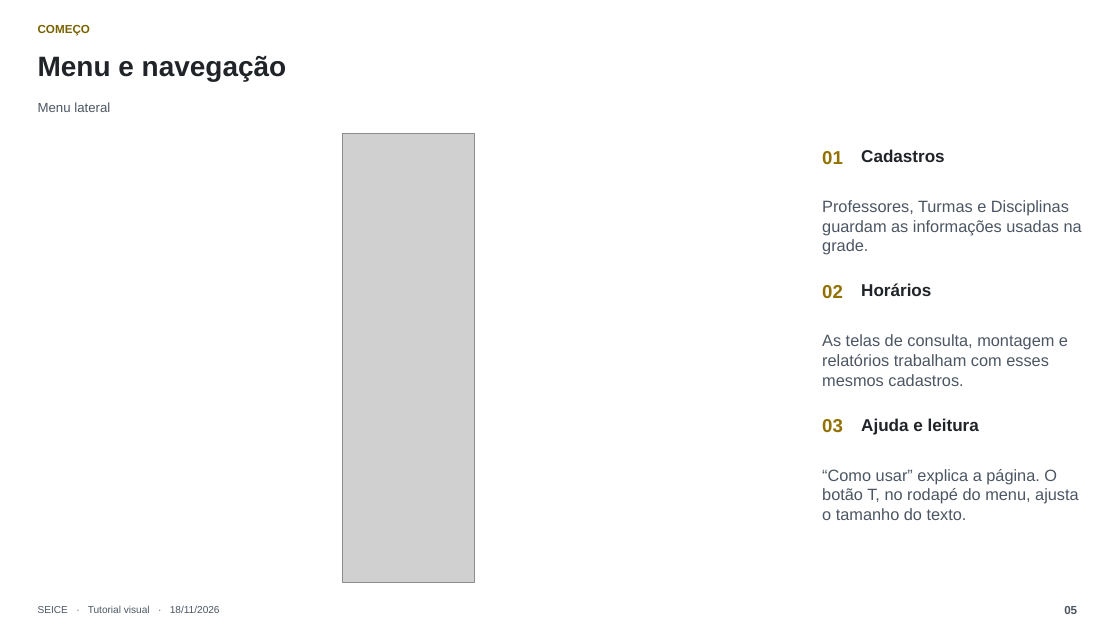
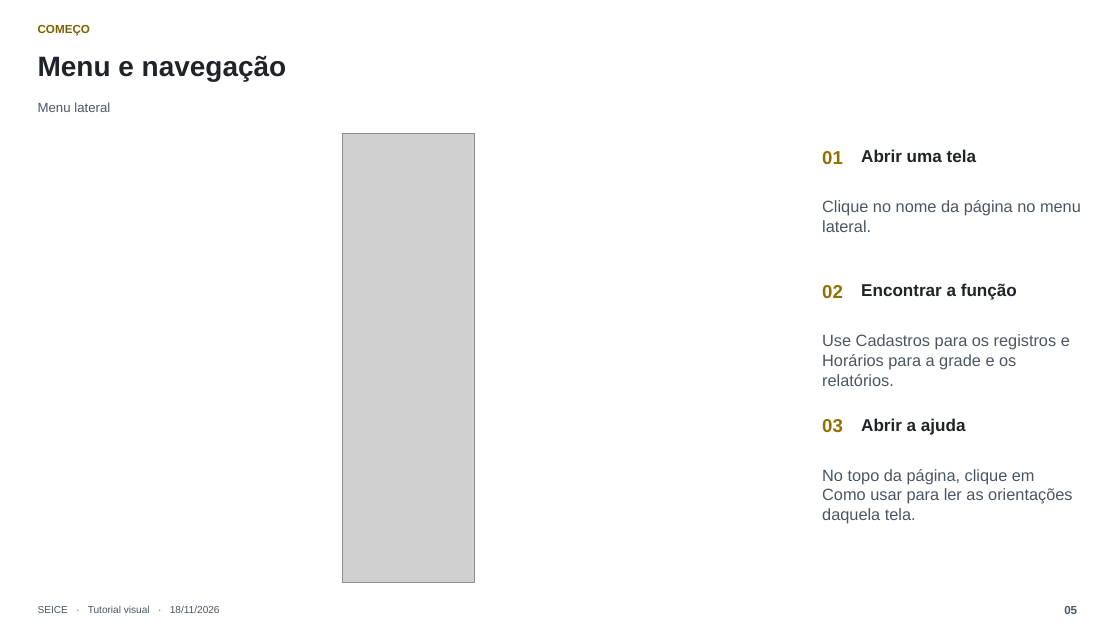
Before and after one commit to joaodorast/seice-horarios, a slide deck: slide 5 of docs/tutorial/SEICE-Tutorial-Completo-2026-11-18.pptx. Drawn at 1120x630 pixels with LibreOffice and Linux fonts; fonts in the diff are those of the drawing; grey boxes stand for pictures. Boxes give left, top, right and bottom in pixels: in the first picture for what was removed or moved away, otherwise in the second. Text is boxed around its words. In the diff, an @@ line names an element or a change of style, - is before the commit and + after.

```diff
--- a/docs/tutorial/SEICE-Tutorial-Completo-2026-11-18.pptx
+++ b/docs/tutorial/SEICE-Tutorial-Completo-2026-11-18.pptx
@@ text at (x1=861, y1=149, x2=976, y2=162): text changed @@
-Cadastros
+Abrir uma tela
@@ text at (x1=822, y1=200, x2=1081, y2=232): text changed @@
-Professores, Turmas e Disciplinas guardam as informações usadas na grade.
+Clique no nome da página no menu lateral.
@@ text at (x1=861, y1=283, x2=1017, y2=300): text changed @@
-Horários
+Encontrar a função
@@ text at (x1=822, y1=334, x2=1070, y2=386): text changed @@
-As telas de consulta, montagem e relatórios trabalham com esses mesmos cadastros.
+Use Cadastros para os registros e Horários para a grade e os relatórios.
@@ text at (x1=861, y1=418, x2=966, y2=435): text changed @@
-Ajuda e leitura
+Abrir a ajuda
@@ text at (x1=822, y1=469, x2=1072, y2=524): text changed @@
-“Como usar” explica a página. O botão T, no rodapé do menu, ajusta o tamanho do texto.
+No topo da página, clique em Como usar para ler as orientações daquela tela.
```
Also in this commit, not shown: 28 other slides changed, 1 slide removed.
